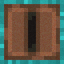
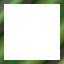
Comparing the layer stacks of the two 64 × 64 images. Changes:
renamed "jukebox_top.png" to "top.png #1", moved it into group "My Jukebox" over [0, 0, 64, 64]
renamed "jukebox_side.png" to "side.png #2", moved it into group "My Jukebox" over [0, 0, 64, 64]
added group "My Noteblock" with 183 layers over [0, 0, 64, 64]
added group "instruments section" with 23 layers in group "My Noteblock" over [0, 0, 64, 64]
added layer "zombie" in group "instruments section" over [0, 0, 64, 64]
hid "note_block.png", moved it into group "My Noteblock" over [0, 0, 64, 64]
